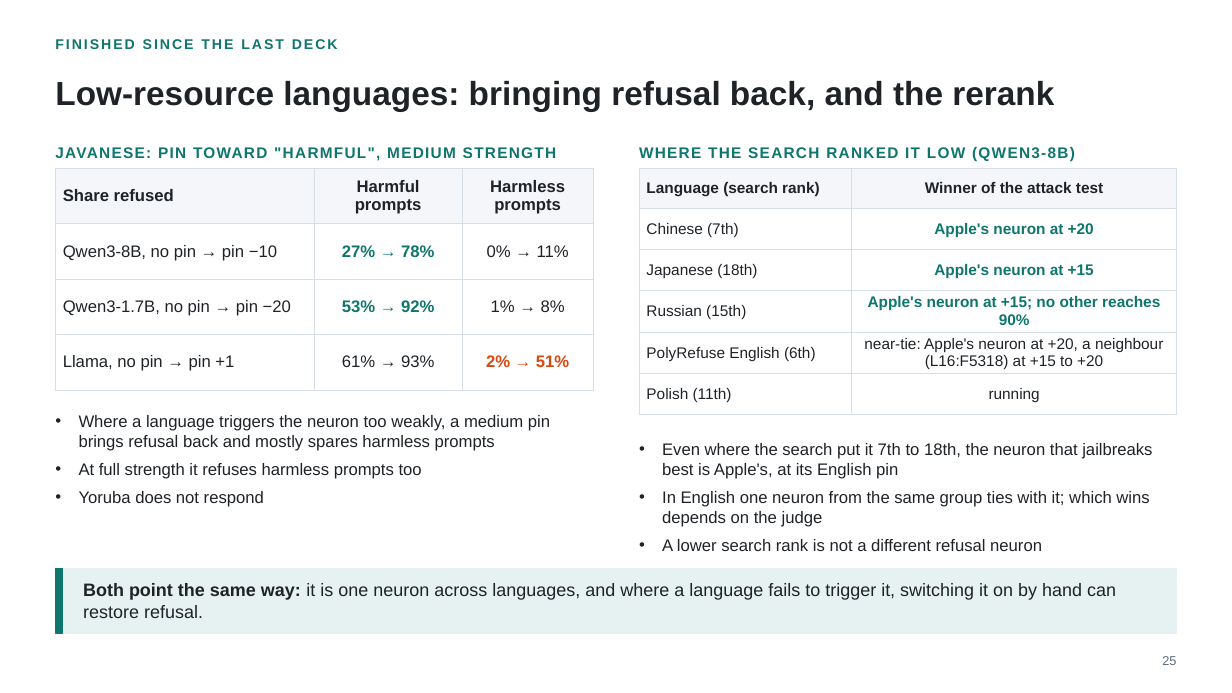
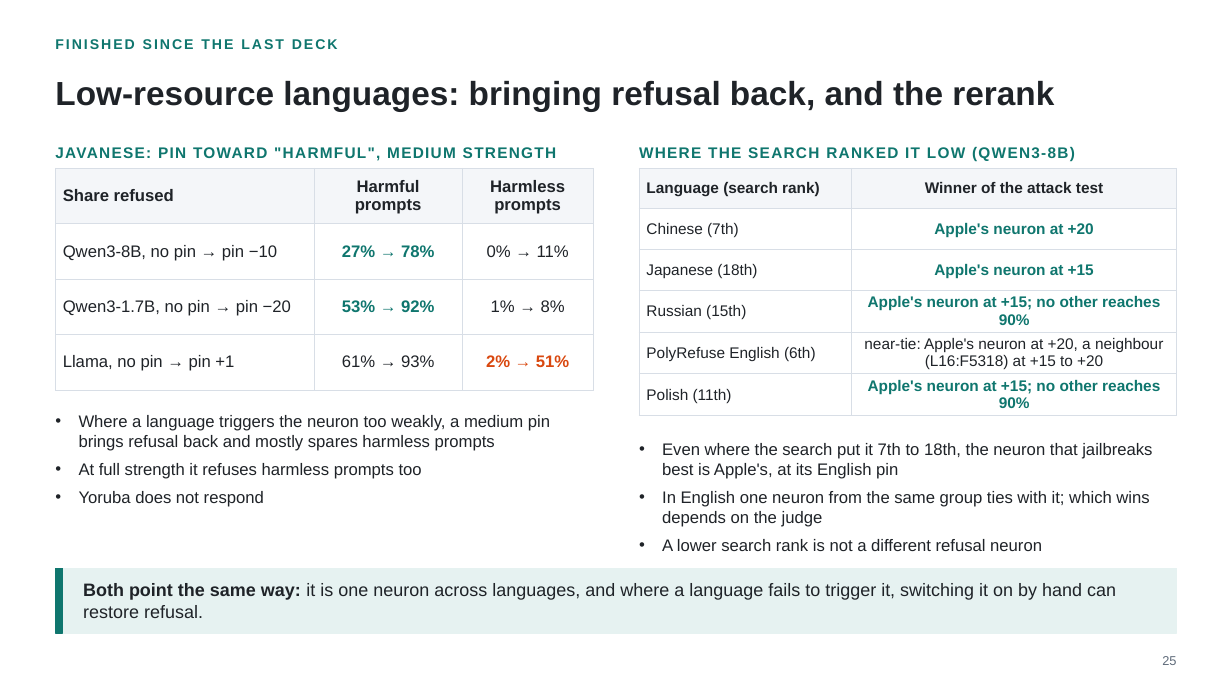
Before and after one commit to fjoad/refusal-neurons, a slide deck: slide 25 of slides/refusal_neurons_2026-11-17.pptx. Drawn at 1232x693 pixels with LibreOffice and Linux fonts; fonts in the diff are those of the drawing. Boxes give left, top, right and bottom in pixels: in the first picture for what was removed or moved away, otherwise in the second. Text is boxed around its words. In the diff, an @@ line names an element or a change of style, - is before the commit and + after.

```diff
--- a/slides/refusal_neurons_2026-11-17.pptx
+++ b/slides/refusal_neurons_2026-11-17.pptx
@@ table at <box>640,168,1177,412</box> @@
-row 6, column 2: running
+row 6, column 2: Apple's neuron at +15; no other reaches 90%
```
Also in this commit, not shown: 1 other slide changed, 4 other files.
